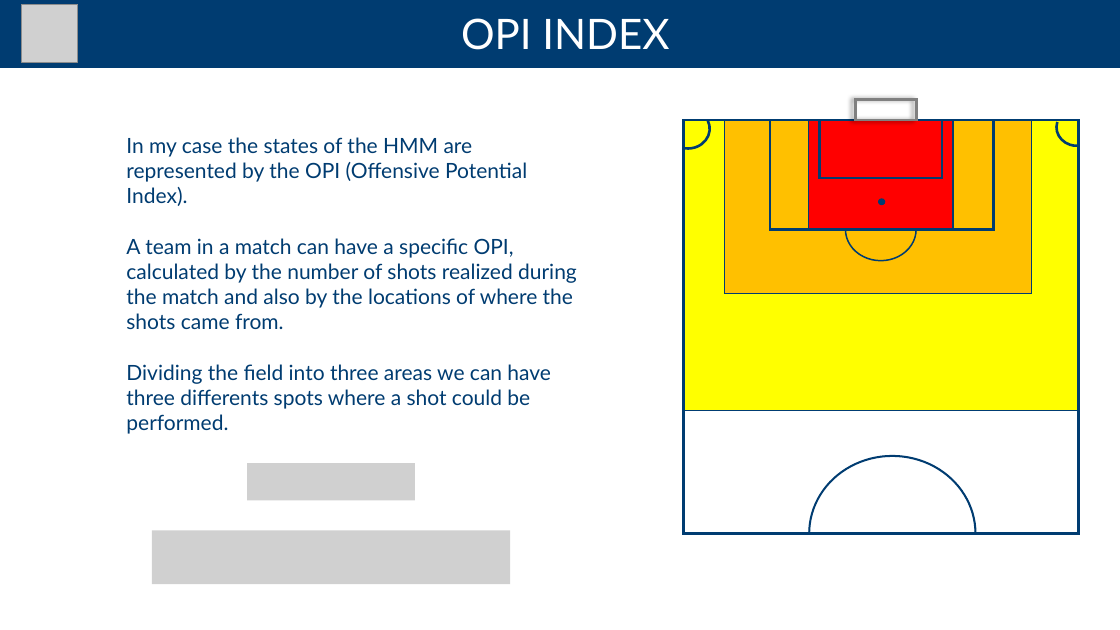
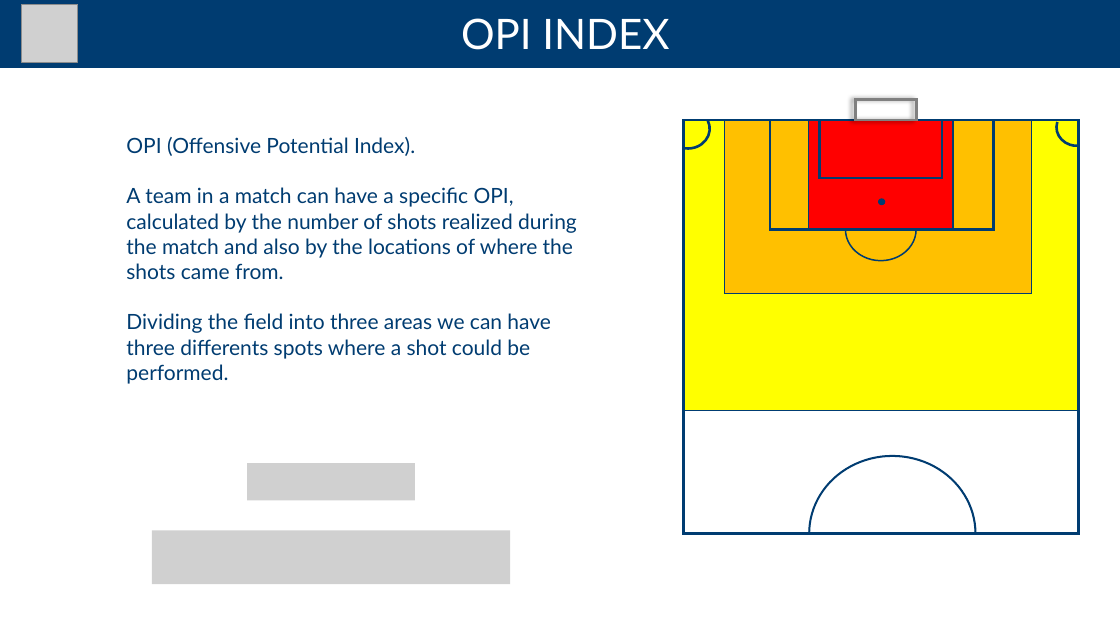
Before and after one commit to andreaTufo/FootballBettingDetectionSystem, a slide deck: slide 8 of presentation/presentation.pptx. Drawn at 1120x630 pixels with LibreOffice and Linux fonts; fonts in the diff are those of the drawing; grey boxes stand for pictures. Boxes give left, top, right and bottom in pixels: in the first picture for what was removed or moved away, otherwise in the second. Text is boxed around its words. In the diff, an @@ line names an element or a change of style, - is before the commit and + after.

```diff
--- a/presentation/presentation.pptx
+++ b/presentation/presentation.pptx
@@ text at (x1=126, y1=137, x2=415, y2=156): text changed @@
-In my case the states of the HMM are represented by the OPI (Offensive Potential Index).
+OPI (Offensive Potential Index).
```
Also in this commit, not shown: 8 other slides changed, 5 slides added, 3 slides removed.
